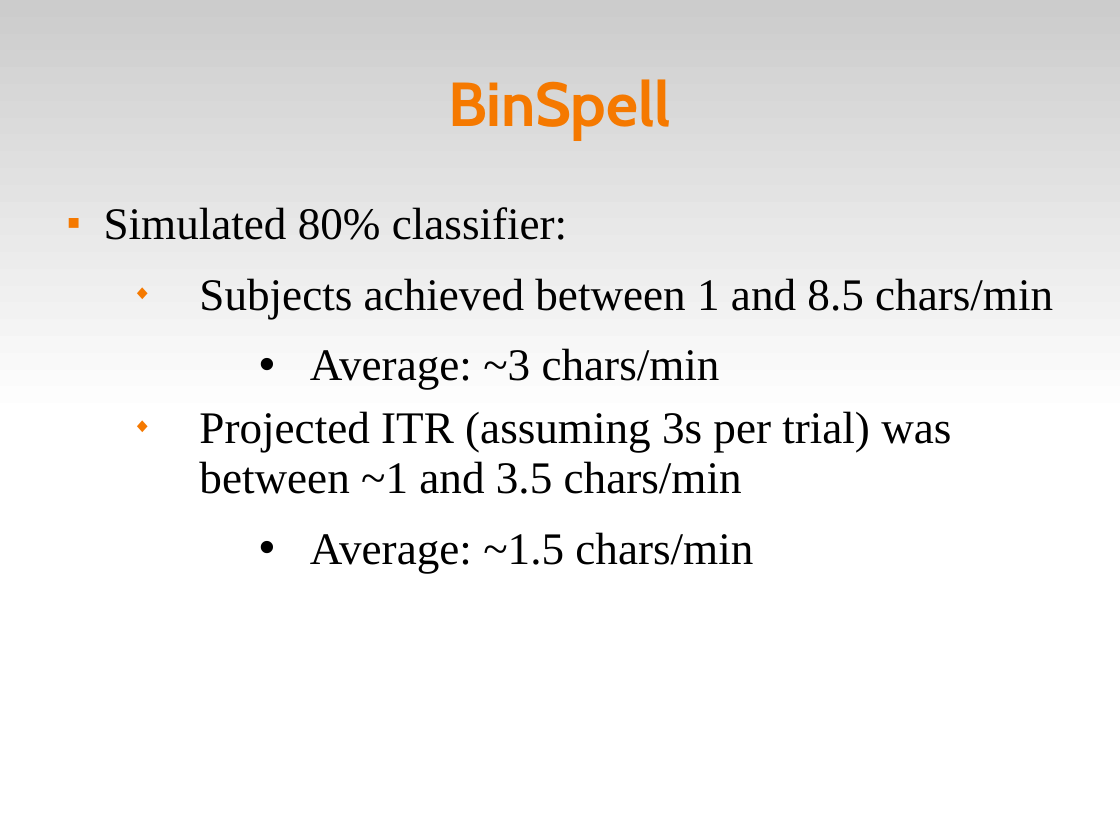
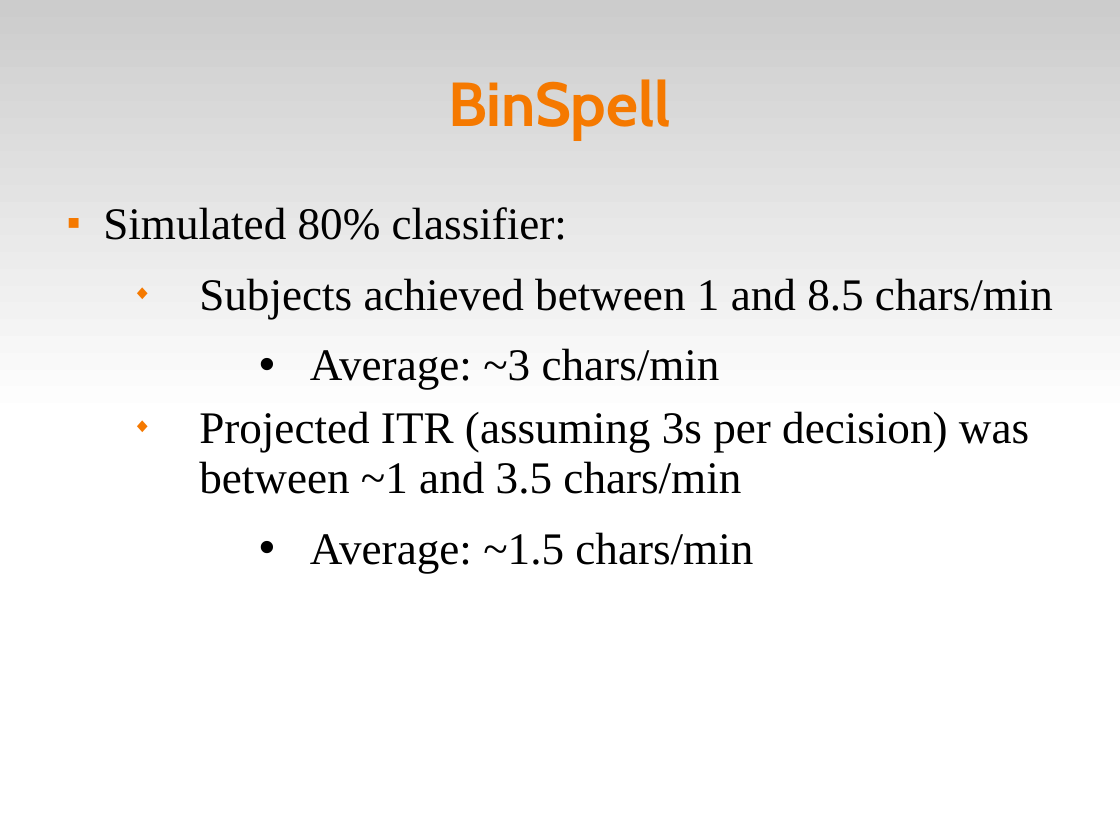
Before and after one commit to abdullah38rcc/BCI-Virtual-Keyboard, a slide deck: slide 12 of circlespell/docs/virtKey.ppt. Drawn at 1120x840 pixels with LibreOffice and Linux fonts; fonts in the diff are those of the drawing. Boxes give left, top, right and bottom in pixels: in the first picture for what was removed or moved away, otherwise in the second. Text is boxed around its words. In the diff, an @@ line names an element or a change of style, - is before the commit and + after.

```diff
--- a/circlespell/docs/virtKey.ppt
+++ b/circlespell/docs/virtKey.ppt
@@ text at [199, 411, 1029, 494]: text changed @@
-  ◆ Projected ITR (assuming 3s per trial) was between ~1 and 3.5 chars/min
+  ◆ Projected ITR (assuming 3s per decision) was between ~1 and 3.5 chars/min
```
Also in this commit, not shown: 7 other slides changed, 2 slides added.
